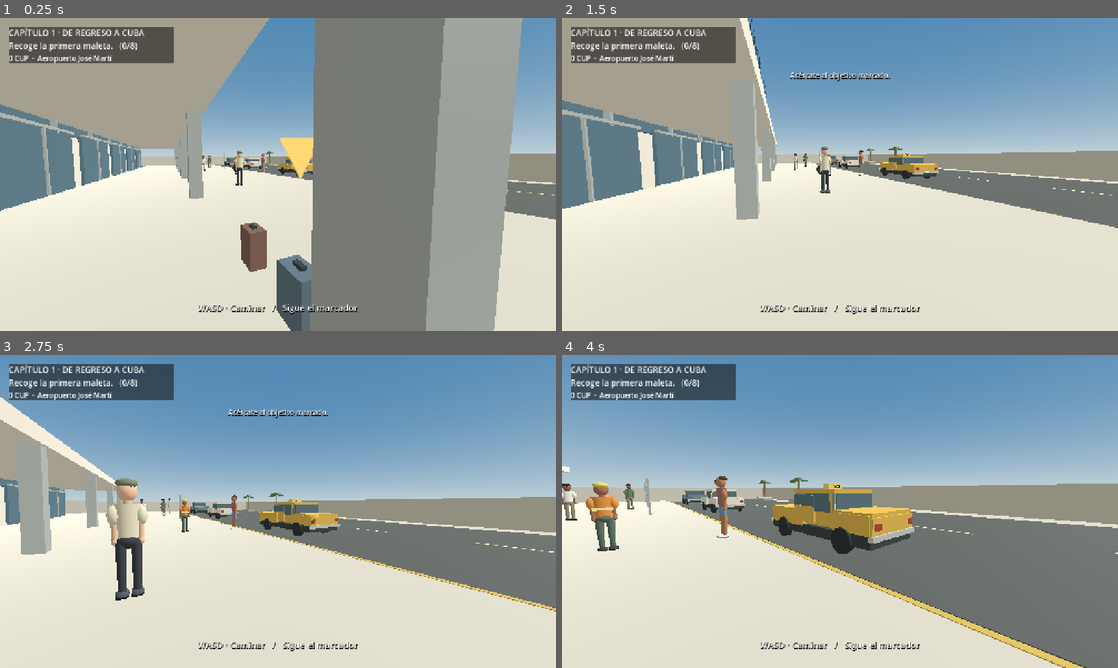
Above: before the commit, frames 1-4 (two rows, left to right).
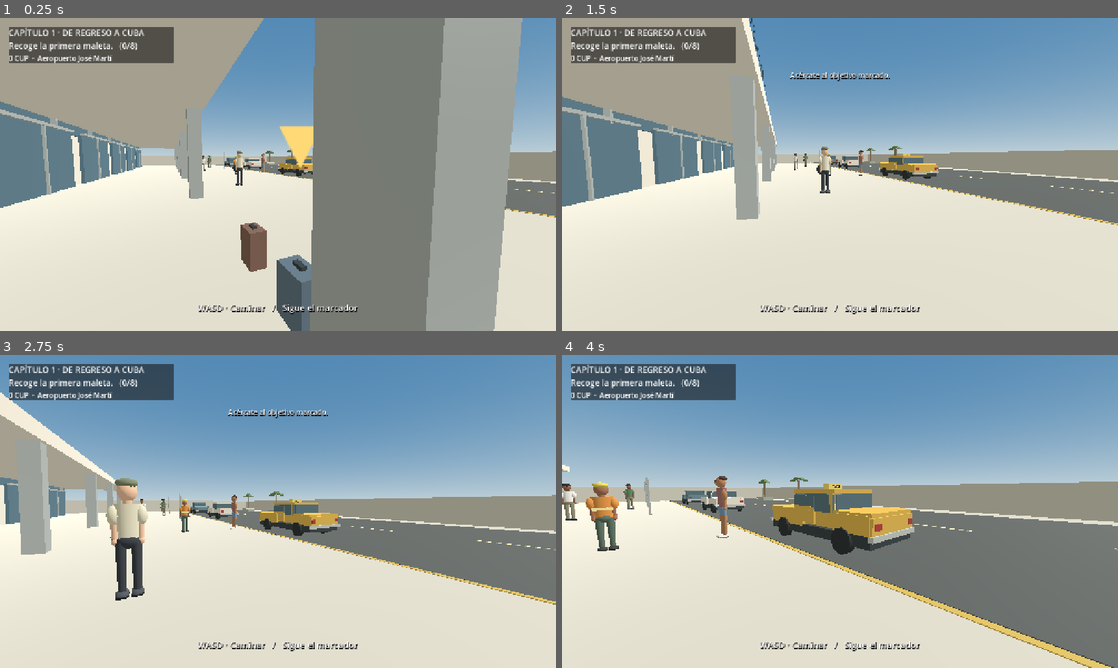
Above: after the commit, the same moments.

Repository: valdy247/mycity
Game: Godot game, scene res://airport.tscn
The game is run twice, just before and just after one commit, with the same random seed, the same clock (stepped at 60 frames per second) and the same inputs. This scene is started directly instead of the project's main scene.
Inputs (mouse positions are in pixels of both pictures, inside the frame that each line leads up to):
- Up to frame 1 (0.25 s): no input
- Up to frame 2 (1.5 s): tap Enter at 0.5 s; move the mouse to (867, 174) at 0.52 s; hold W from 0.53 s (still down); tap E at 0.6 s; click (867, 174) at 0.67 s; tap Space at 0.77 s; move the mouse to (812, 174) at 1.27 s; tap B at 1.35 s
- Up to frame 3 (2.75 s): keep holding W; tap Space at 1.52 s; move the mouse to (289, 505) at 2.02 s; tap Q at 2.1 s
- Up to frame 4 (4 s): keep holding W; move the mouse to (834, 517) at 2.77 s; tap X at 2.85 s; click (834, 517) at 2.92 s; tap Space at 3.02, 3.77 s; move the mouse to (878, 514) at 3.52 s; tap 1 at 3.6 s

The runs differ from the first frame. In frame 1, 1.6% of the frame differs, in the area x 0-100%, y 0-78%; in frame 2, 1.8%; in frame 3, 2.4%; in frame 4, 3.6%, in the area x 0-100%, y 35-100%.

Commit message:
Phase 1: keep pickup curb traversable and vehicle wheels grounded

Diff:
--- a/game/airport.gd
+++ b/game/airport.gd
@@ -115,7 +115,7 @@
 	var trim := Color("#a1a6a3")
 	_box(self,Vector3(0,-.18,8),Vector3(84,.36,50),concrete,true)
 	_box(self,Vector3(0,.012,18),Vector3(84,.022,12),asphalt)
-	_box(self,Vector3(0,.065,5),Vector3(84,.13,13),concrete,true)
+	_box(self,Vector3(0,.015,5),Vector3(84,.03,13),concrete,true)
 	# Façade only: arrivals zone is outdoors. The interior is deliberately closed.
 	_box(self,Vector3(0,4.6,-8),Vector3(70,9.2,12),cream,true)
 	_box(self,Vector3(0,5.6,-1.94),Vector3(70,5.5,.14),glass)
@@ -206,7 +206,7 @@
 func _make_taxi() -> void:
 	taxi = Node3D.new()
 	add_child(taxi)
-	taxi.position = Vector3(7.5,.13,13.4)
+	taxi.position = Vector3(7.5,.025,13.4)
 	taxi.rotation.y = PI*.5
 	_car_shell(taxi,Color("#d6ad47"),true)
 	_box(taxi,Vector3(0,1.65,-.1),Vector3(.54,.18,.30),Color("#ead16e"))
@@ -217,7 +217,7 @@
 	for i in range(3):
 		var other := Node3D.new()
 		add_child(other)
-		other.position = Vector3([-13.0,20.0,31.0][i],.13,13.4)
+		other.position = Vector3([-13.0,20.0,31.0][i],.025,13.4)
 		other.rotation.y = PI*.5
 		_car_shell(other,[Color("#aeb8b9"),Color("#e1dacb"),Color("#66838c")][i],false)
 		# Parked props are outside the mission's walkable interaction area.
@@ -228,7 +228,7 @@
 		var person := Person.new()
 		add_child(person)
 		person.setup(330+i*17,i==0 or i==5,true)
-		person.position = Vector3(-28+float(i)*7.7,.13,6.4 if i%2==0 else 8.4)
+		person.position = Vector3(-28+float(i)*7.7,.03,6.4 if i%2==0 else 8.4)
 		person.rotation.y = PI*.5
 		if i%3==1: person.set_bag(true)
 		if i in [2,6]:
@@ -237,7 +237,7 @@
 	driver = Person.new()
 	add_child(driver)
 	driver.setup(414)
-	driver.position = Vector3(10.1,.13,11.0)
+	driver.position = Vector3(10.1,.03,11.0)
 	driver.rotation.y = PI
 
 func _make_player() -> void:
@@ -306,7 +306,7 @@
 			bag.rotation.x = PI*.5
 		else:
 			if bag.get_parent()!=self: bag.reparent(self,false)
-			bag.position = BAG_POINTS[i]+Vector3.UP*.13
+			bag.position = BAG_POINTS[i]+Vector3.UP*.03
 			bag.rotation = Vector3.ZERO
 	lid.rotation.x = 1.15 if step>=3 and step<=6 else 0.0
 	marker.visible = step<8
